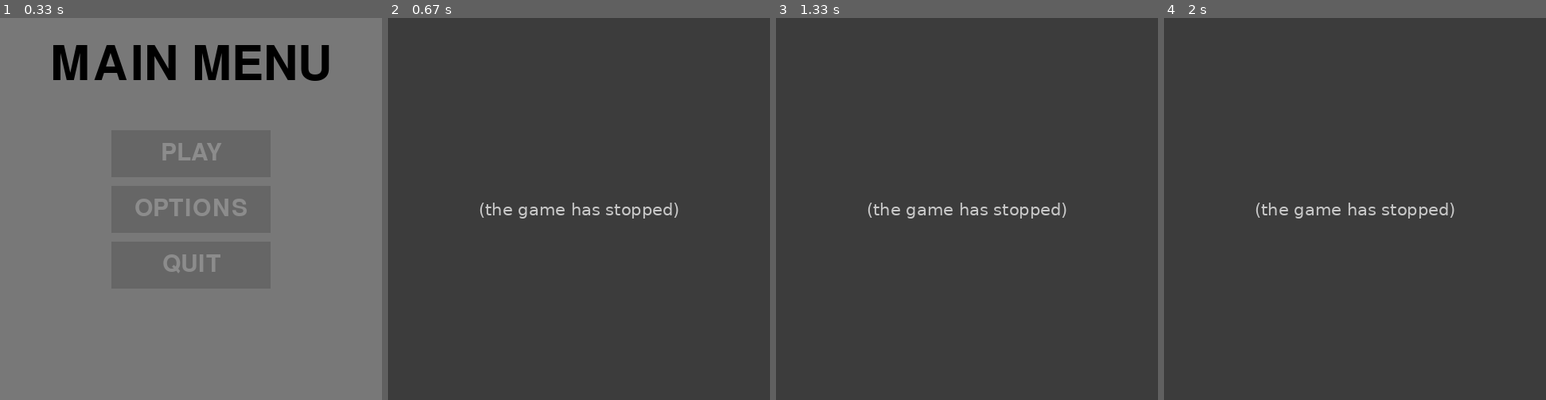
Above: before the commit, frames 1-4 (left to right).
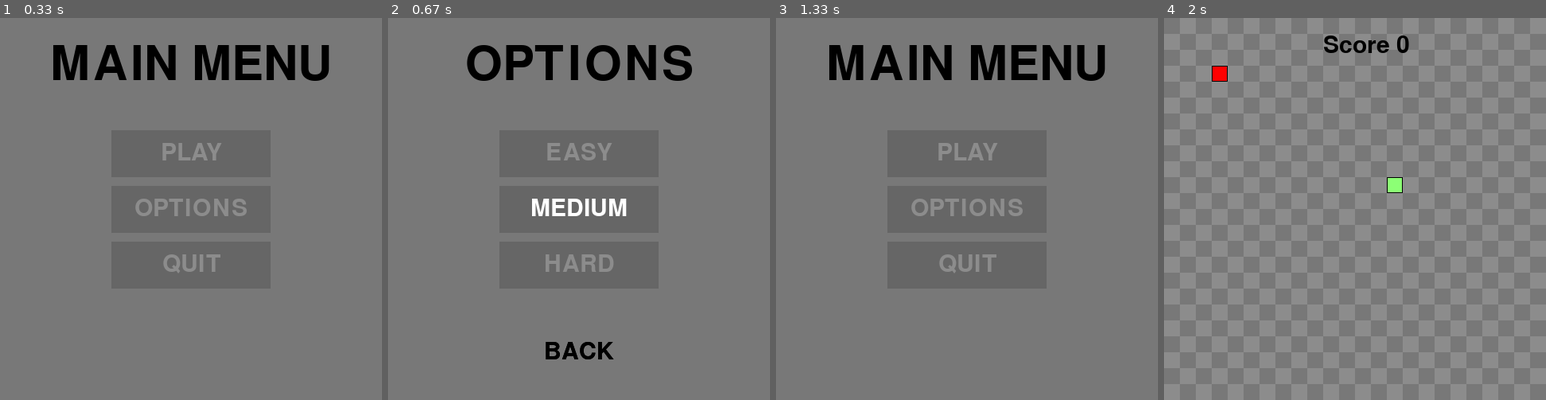
Above: after the commit, the same moments.

Repository: EricNohara/PyGame-Snake
Game: pygame game, started from snake.py
The game is run twice, just before and just after one commit, with the same random seed, the same clock (stepped at 60 frames per second) and the same inputs.
Inputs (mouse positions are in pixels of both pictures, inside the frame that each line leads up to):
- Up to frame 1 (0.33 s): no input
- Up to frame 2 (0.67 s): click (579, 209) at 0.38 s
- Up to frame 3 (1.33 s): click "EASY" at 0.72 s; click "BACK" at 1.05 s
- Up to frame 4 (2 s): click "PLAY" at 1.55 s; hold Right from 1.83 s (still down); move the mouse to (1412, 75) at 1.87 s

Frame 1 is identical in both runs. In frame 2, 100% of the frame differs, in the area x 0-100%, y 0-100%; in frame 3, 100%; in frame 4, 100%.
Error before the commit: NameError: name 'options' is not defined (snake.py line 200); the game stopped at 0.38 s (later frames are placeholders)

Commit message:
added interface for changing difficulty in options setting

Diff:
--- a/snake.py
+++ b/snake.py
@@ -165,6 +165,42 @@
 
         pg.display.update()
 
+def options():
+    while True:
+        OPTIONS_MOUSE_POS = pg.mouse.get_pos()
+
+        screen.fill(grey1)
+
+        OPTIONS_TEXT = menu_font.render("OPTIONS", True, "Black")
+        OPTIONS_RECT = OPTIONS_TEXT.get_rect(center=(WIDTH/2, 60))
+        screen.blit(OPTIONS_TEXT, OPTIONS_RECT)
+
+        OPTIONS_BACK = Button(image=None, pos=(WIDTH/2, HEIGHT-60),
+                            text_input="BACK", font=font, base_color="Black", hovering_color=white)
+        EASY_BUTTON = Button(image=pg.image.load("assets/Btn-Rect2.png"), pos=(WIDTH/2, HEIGHT/2 - 70),
+                            text_input="EASY", font=font, base_color=grey2, hovering_color=white)
+        MEDIUM_BUTTON = Button(image=pg.image.load("assets/Btn-Rect2.png"), pos=(WIDTH/2, HEIGHT/2),
+                            text_input="MEDIUM", font=font, base_color=grey2, hovering_color=white)
+        HARD_BUTTON = Button(image=pg.image.load("assets/Btn-Rect2.png"), pos=(WIDTH/2, HEIGHT/2+70),
+                            text_input="HARD", font=font, base_color=grey2, hovering_color=white)
+
+        for button in [EASY_BUTTON, MEDIUM_BUTTON, HARD_BUTTON]:
+            button.changeColor(OPTIONS_MOUSE_POS)
+            button.update(screen)
+
+        OPTIONS_BACK.changeColor(OPTIONS_MOUSE_POS)
+        OPTIONS_BACK.update(screen)
+
+        for event in pg.event.get():
+            if event.type == pg.QUIT:
+                pg.quit()
+                sys.exit()
+            if event.type == pg.MOUSEBUTTONDOWN:
+                if OPTIONS_BACK.checkForInput(OPTIONS_MOUSE_POS):
+                    main_menu()
+
+        pg.display.update()
+
 def main_menu():
     pg.display.set_caption("Main Menu")
 
